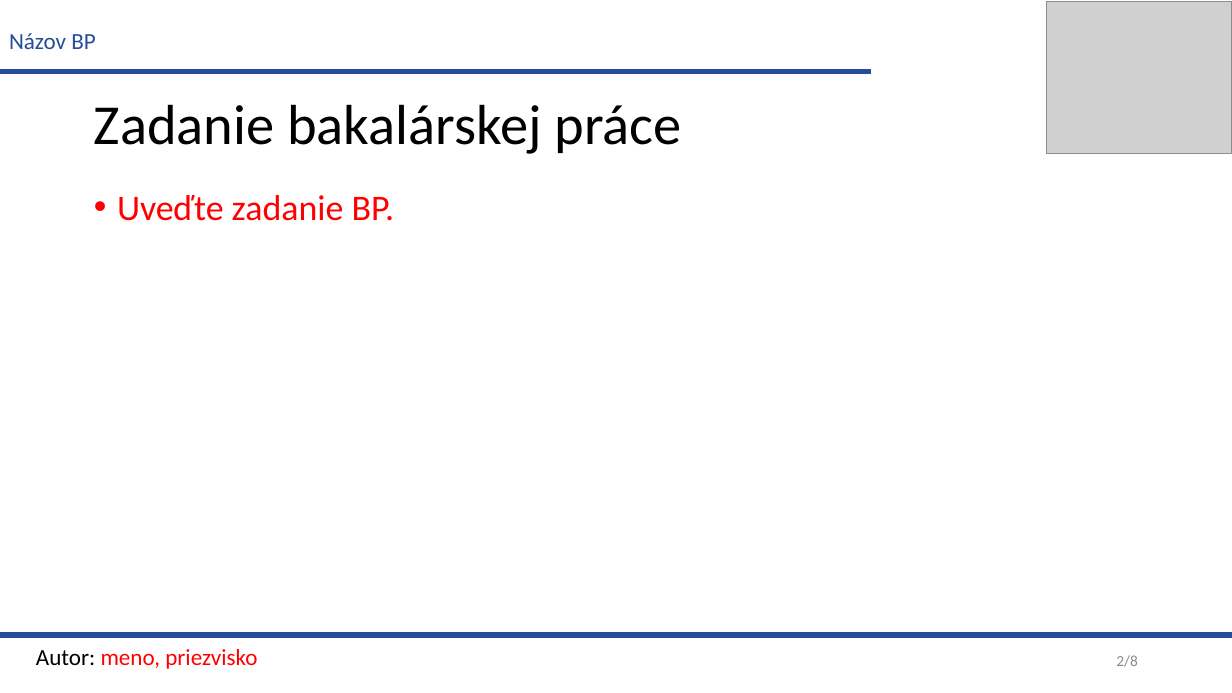
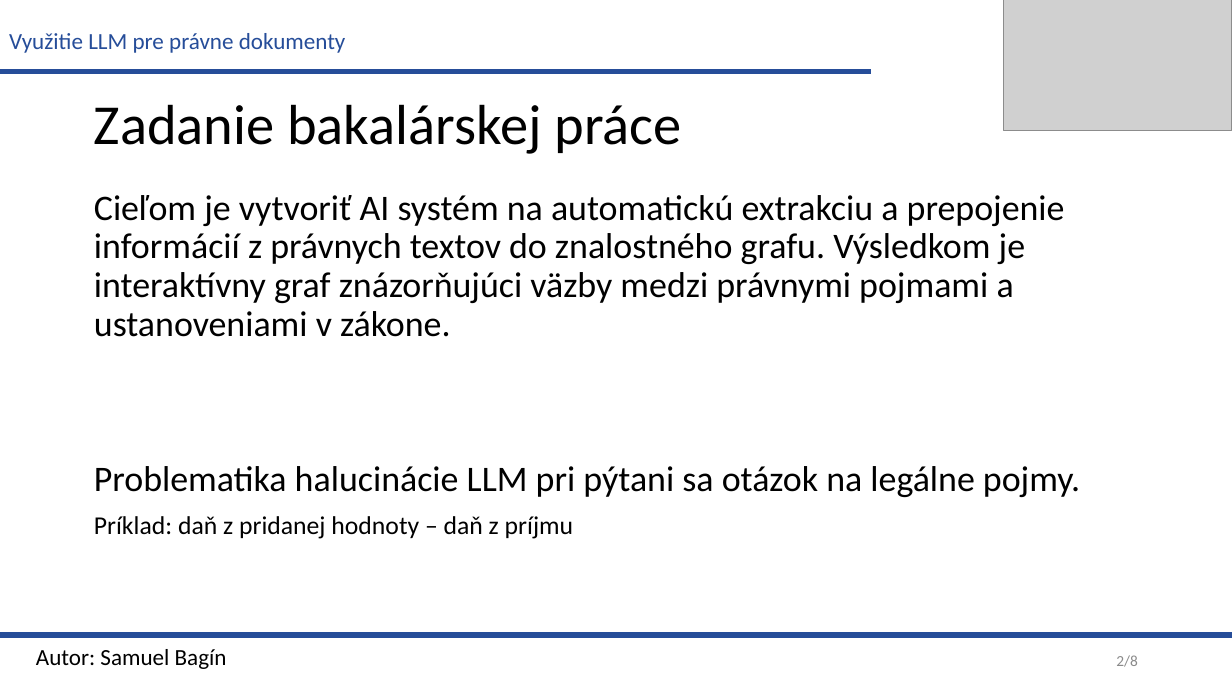
Before and after one commit to samuelbagin1/llm-knowledge-graph, a slide deck: slide 2 of presentations/Vyuzitie LLM pre pravne dokumenty.pptx. Drawn at 1232x693 pixels with LibreOffice and Linux fonts; fonts in the diff are those of the drawing; grey boxes stand for pictures. Boxes give left, top, right and bottom in pixels: in the first picture for what was removed or moved away, otherwise in the second. Text is boxed around its words. In the diff, an @@ line names an element or a change of style, - is before the commit and + after.

```diff
--- a/presentations/Vyuzitie LLM pre pravne dokumenty.pptx
+++ b/presentations/Vyuzitie LLM pre pravne dokumenty.pptx
@@ picture: place and size @@
-picture at box(1047, 1, 1232, 153)
+picture at box(1004, 0, 1232, 131)
@@ text at box(9, 33, 346, 53): text changed @@
-Názov BP
+Využitie LLM pre právne dokumenty
@@ text at box(94, 195, 1080, 539): text changed; text colour #FF0000 to #000000 @@
-• Uveďte zadanie BP.
+Cieľom je vytvoriť AI systém na automatickú extrakciu a prepojenie informácií z právnych textov do znalostného grafu. Výsledkom je interaktívny graf znázorňujúci väzby medzi právnymi pojmami a ustanoveniami v zákone.
+Problematika halucinácie LLM pri pýtani sa otázok na legálne pojmy.
+Príklad: daň z pridanej hodnoty – daň z príjmu
@@ text at box(36, 649, 227, 669): text changed; text colour #FF0000 to #000000 @@
-Autor: meno, priezvisko
+Autor: Samuel Bagín
```
Also in this commit, not shown: 1 other slide changed, 5 slides added, 6 slides removed, 2 other files.
